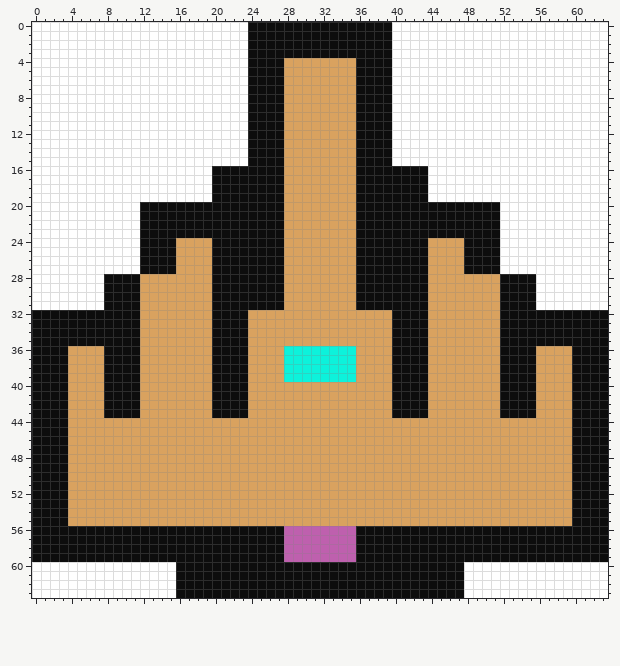
File history of a pixel-art sprite, images/spaceship.png. Above is the file before it was changed.
The file is 64x64 pixels.
The same view after the edit:
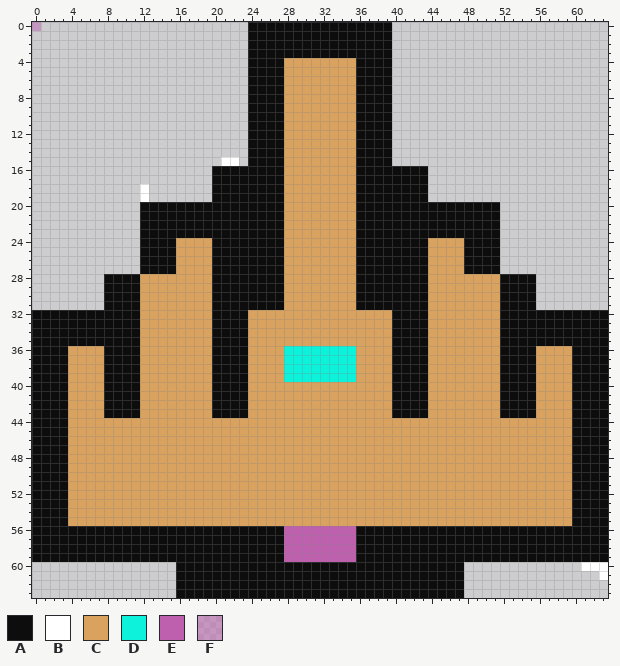
Palette (. is transparent): A #0d0d0d  B #ffffff  C #d9a25f  D #0df2db  E #be60ae  F #be60ae81
The commit says: transparency added to spaceship a monster
Changes in this commit:
Changed rows in their new state; - is an unchanged pixel.
first column x 0:
 0 F.......................----------------........................
 1 ........................----------------........................
 2 ........................----------------........................
 3 ........................----------------........................
 4 ........................----------------........................
 5 ........................----------------........................
 6 ........................----------------........................
 7 ........................----------------........................
 8 ........................----------------........................
 9 ........................----------------........................
10 ........................----------------........................
11 ........................----------------........................
12 ........................----------------........................
13 ........................----------------........................
14 ........................----------------........................
15 .....................--.----------------........................
16 ....................------------------------....................
17 ....................------------------------....................
18 ............-.......------------------------....................
19 ............-.......------------------------....................
20 ............----------------------------------------............
21 ............----------------------------------------............
22 ............----------------------------------------............
23 ............----------------------------------------............
24 ............----------------------------------------............
25 ............----------------------------------------............
26 ............----------------------------------------............
27 ............----------------------------------------............
28 ........------------------------------------------------........
29 ........------------------------------------------------........
30 ........------------------------------------------------........
31 ........------------------------------------------------........
first column x 0:
60 ................--------------------------------.............---
61 ................--------------------------------...............-
62 ................--------------------------------................
63 ................--------------------------------................
